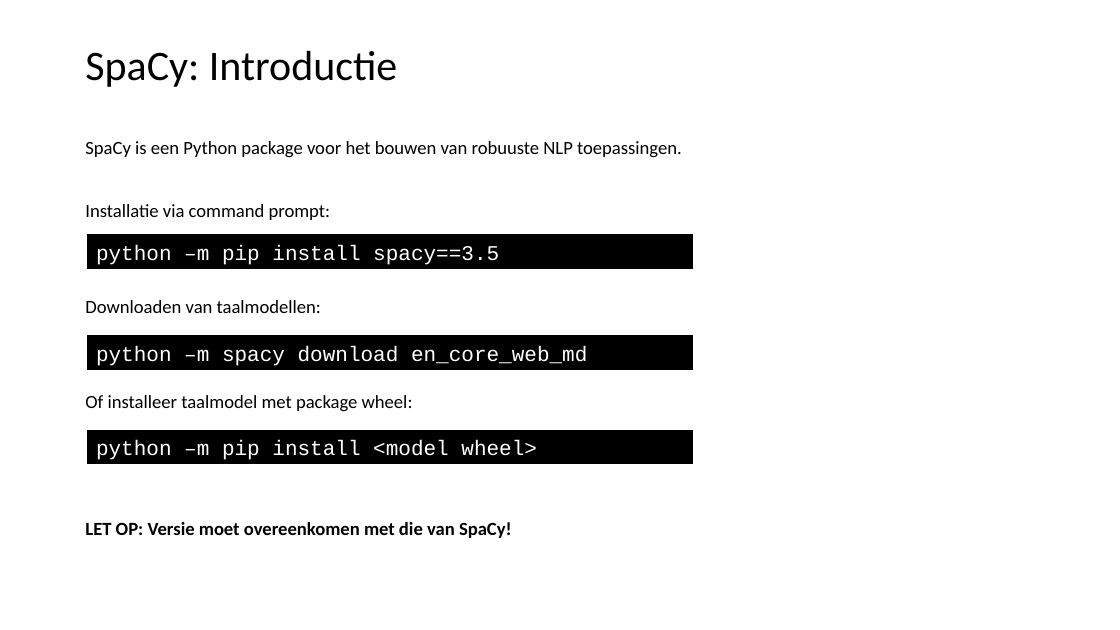
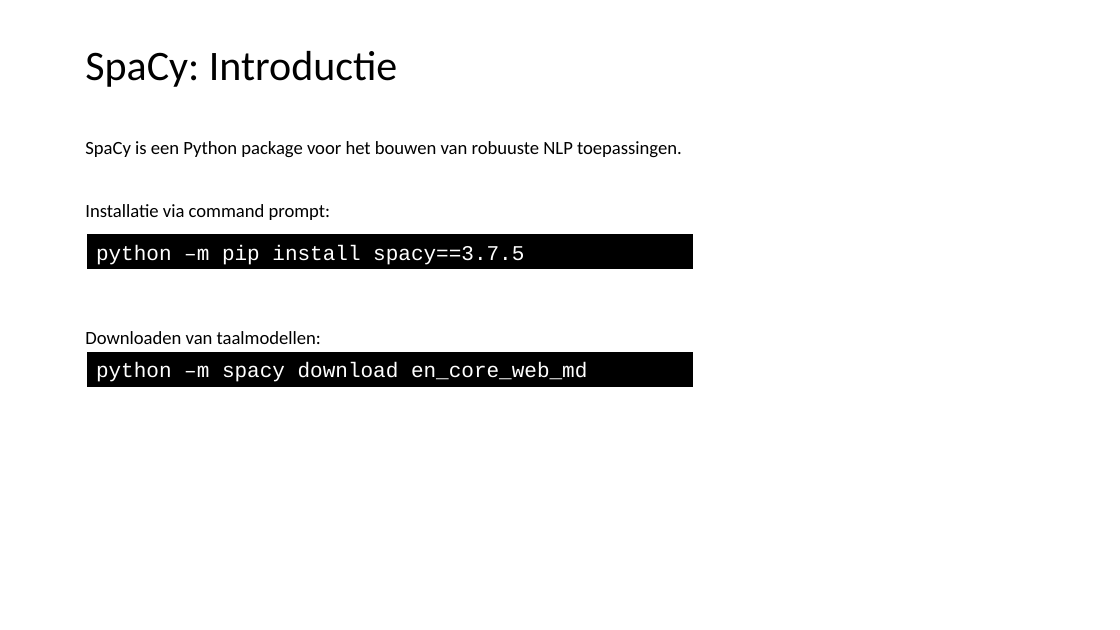
Before and after one commit to LFKoning/knowledge-sharing, a slide deck: slide 24 of python_course/5_nlp/python_cursus_5.pptx (slide 27 before the commit). Drawn at 1120x630 pixels with LibreOffice and Linux fonts; fonts in the diff are those of the drawing. Boxes give left, top, right and bottom in pixels: in the first picture for what was removed or moved away, otherwise in the second. Text is boxed around its words. In the diff, an @@ line names an element or a change of style, - is before the commit and + after.

Commit message:
Update Python part 5

```diff
--- a/python_course/5_nlp/python_cursus_5.pptx
+++ b/python_course/5_nlp/python_cursus_5.pptx
@@ text in rectangle at bbox=[96, 245, 524, 265]: text changed @@
-python –m pip install spacy==3.5
+python –m pip install spacy==3.7.5
@@ rectangle "python –m spacy download en_core_web_md": place and size @@
-rectangle "python –m spacy download en_core_web_md" at bbox=[87, 336, 692, 370]
+rectangle "python –m spacy download en_core_web_md" at bbox=[87, 353, 692, 386]
@@ text at bbox=[85, 395, 512, 538]: paragraphs removed @@
-Of installeer taalmodel met package wheel:
-LET OP: Versie moet overeenkomen met die van SpaCy!
@@ rectangle removed at bbox=[87, 430, 692, 464] @@
-python –m pip install <model wheel>
```
Also in this commit, not shown: 37 other slides changed, 12 slides added, 11 slides removed, 10 other files.
